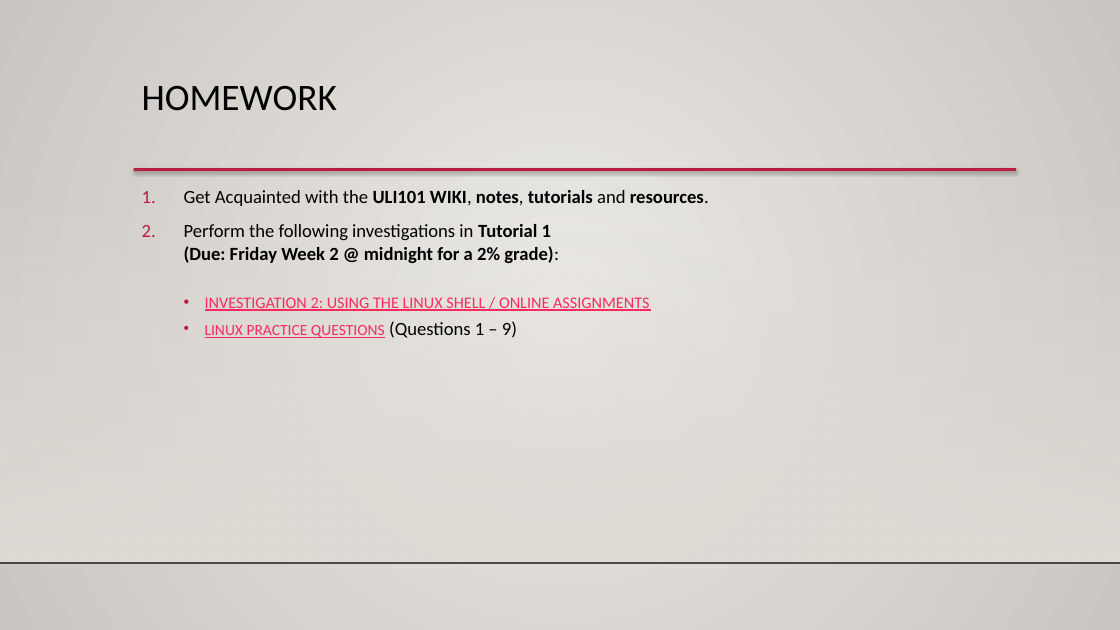
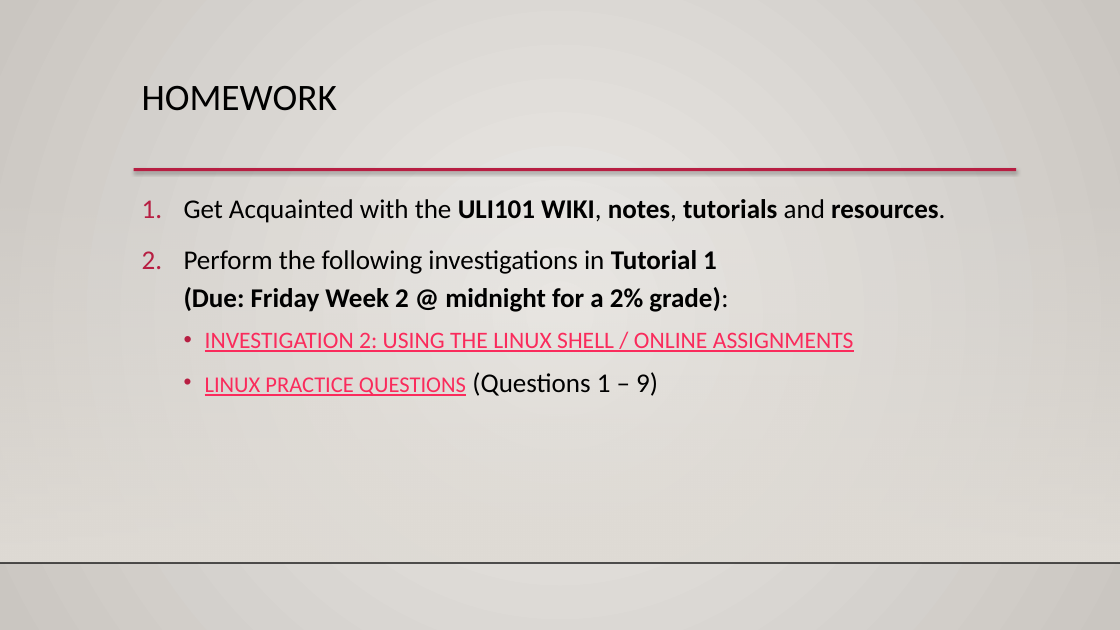
Before and after one commit to ULI101/slides, a slide deck: slide 14 of ULI101-1.2.pptx. Drawn at 1120x630 pixels with LibreOffice and Linux fonts; fonts in the diff are those of the drawing; background and template pictures are left out. Boxes give left, top, right and bottom in pixels: in the first picture for what was removed or moved away, otherwise in the second. Text is boxed around its words. In the diff, an @@ line names an element or a change of style, - is before the commit and + after.

Commit message:
Visual tweaks and path update to vi-tutorial.

```diff
--- a/ULI101-1.2.pptx
+++ b/ULI101-1.2.pptx
@@ text "Get Acquainted with the ULI101 ..." at (x1=184, y1=199, x2=945, y2=396): size 16 to 23.2 pt in "Get Acquainted with the ULI101 WIKI, notes, ...", "Perform the following investigations in Tutorial 1 ...", "(Questions 1 – 9)"; size 14 to 20.3 pt in "INVESTIGATION 2: USING THE LINUX SHELL / ..."; size 13.3 to 19.3 pt in "LINUX PRACTICE QUESTIONS"; line spacing 1 to 1.2 @@
```
Also in this commit, not shown: 8 other slides changed, 6 other files.
